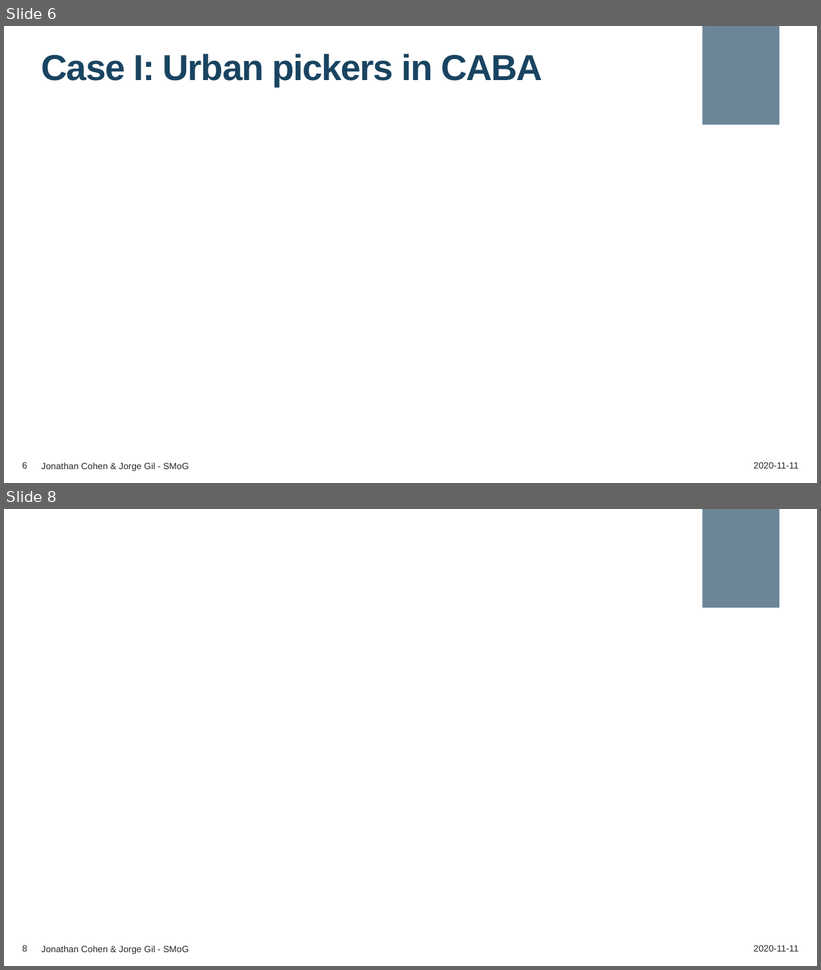
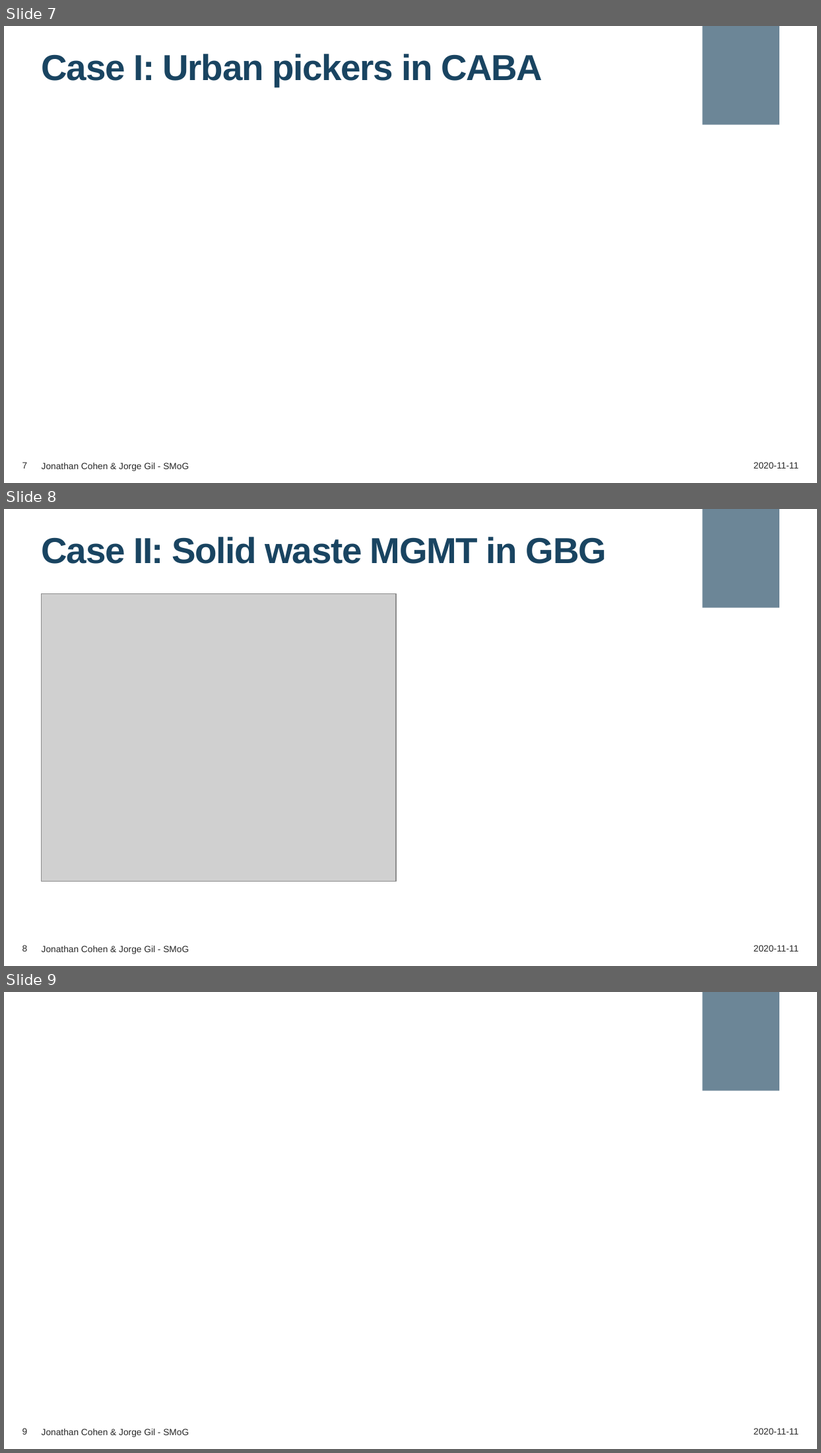
Before and after one commit to Urban-JonathanCohen/GeneralWasteDataModel, a slide deck: Presentations/Towards a general data model of waste flows_2.pptx. Shown one above the other, each under a label of ours: slides 6 and 8 before the commit, slides 7, 8 and 9 after it; the slides between them are not shown. The pictures are 821x970 and 821x1453 pixels, drawn with LibreOffice and Linux fonts; fonts in the diff are those of the drawing; grey boxes stand for pictures; background and template pictures are left out. Boxes give left, top, right and bottom in pixels: in the first picture for what was removed or moved away, otherwise in the second. Text is boxed around its words. In the diff, an @@ line names an element or a change of style, - is before the commit and + after.

```diff
--- a/Presentations/Towards a general data model of waste flows_2.pptx
+++ b/Presentations/Towards a general data model of waste flows_2.pptx
@@ slide 8 added at bbox=[4, 509, 817, 966], background #FFFFFF; not listed: 3 template elements that a slide beside it also shows @@
@@ title added at bbox=[42, 537, 607, 564], 32 pt, text #194461, bold @@
+Case II: Solid waste MGMT in GBG
@@ picture added at bbox=[42, 593, 396, 881] @@
@@ page number added at bbox=[22, 945, 28, 952], 8 pt, text #262626 @@
+8
@@ what was slide 6 is now slide 7 @@
@@ page number at bbox=[22, 462, 28, 469]: text changed @@
-6
+7
@@ what was slide 8 is now slide 9 @@
```
Also in this commit, not shown: 1 other slide added, 1 slide removed.
